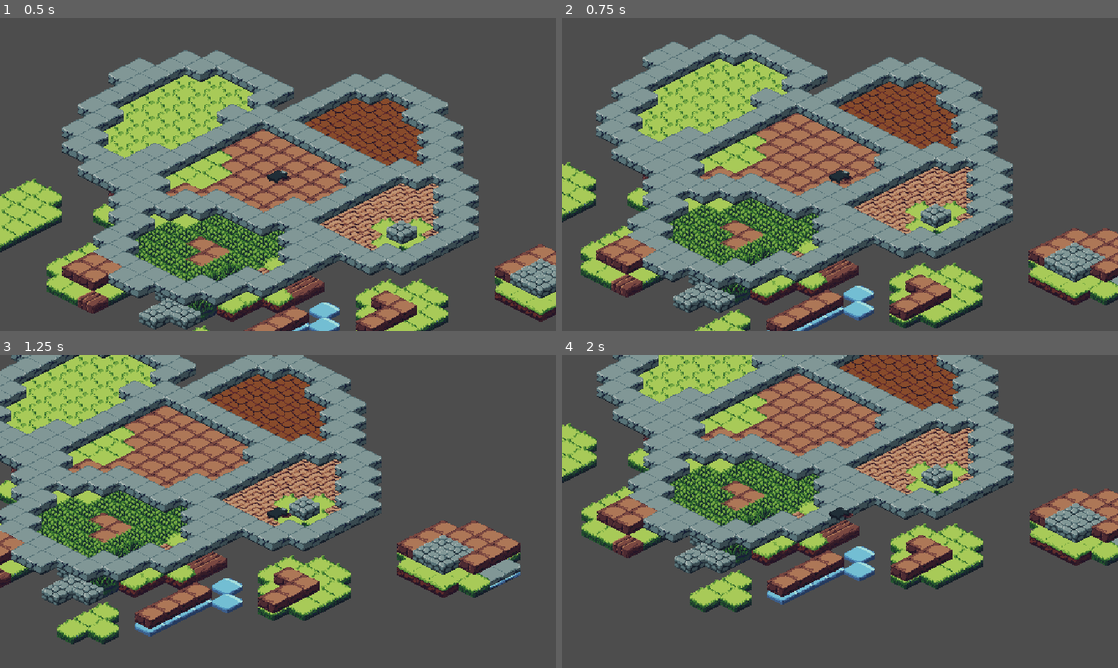
Above: before the commit, frames 1-4 (two rows, left to right).
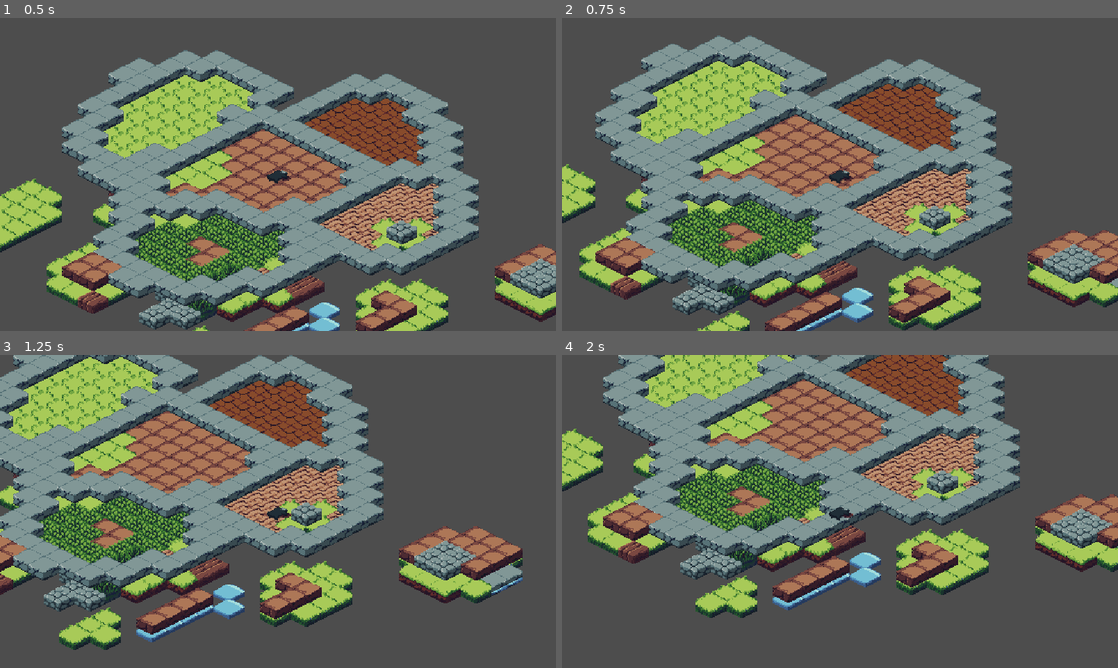
Above: after the commit, the same moments.

Repository: WatDuhHekBro/SGDA-Jam-S24
Game: Godot game, scene res://scenes/test.tscn
Same seed, same stepped clock (60 frames per second), same inputs: the game is played once before the commit and once after it. The project has no main scene, so this scene is started directly.
Inputs:
- Up to frame 1 (0.5 s): no input
- Up to frame 2 (0.75 s): tap Enter at 0.5 s; hold Right (ui_right) from 0.53 s (still down); tap E (action-wallphase) at 0.6 s
- Up to frame 3 (1.25 s): keep holding Right (ui_right); tap R (action-timejump) at 0.77 s
- Up to frame 4 (2 s): release Right (ui_right) at 1.28 s; hold Down (ui_down) from 1.28 s (still down); tap F (action-wallrun) at 1.35 s; tap R (action-timejump) at 1.52 s

Frame 1 is identical in both runs. In frame 2, 26% of the frame differs, in the area x 0-100%, y 5-100%; in frame 3, 36%, in the area x 0-94%, y 0-95%; in frame 4, 35%.

Commit message:
Fixed movement angle and added octo-directional movement

Diff:
--- a/objects/CharacterBody2D.gd
+++ b/objects/CharacterBody2D.gd
@@ -3,6 +3,8 @@
 
 const SPEED = 125.0
 const SPEED_WALLPHASE = 300.0
+const ANGLE_X = cos(deg_to_rad(27))
+const ANGLE_Y = sin(deg_to_rad(27))
 # Toggle these by collecting items in-game, set to true for debug purposes
 var wallphase_count = 1
 var can_wallrun = true
@@ -26,32 +28,52 @@
 
 		# Messy code, needs refactor
 		if stored_direction == WallphaseDirection.LEFT:
-			velocity.x = -1 * SPEED_WALLPHASE * cos(deg_to_rad(30))
-			velocity.y = -1 * SPEED_WALLPHASE * sin(deg_to_rad(30))
+			velocity.x = -1 * SPEED_WALLPHASE * ANGLE_X
+			velocity.y = -1 * SPEED_WALLPHASE * ANGLE_Y
 		elif stored_direction == WallphaseDirection.RIGHT:
-			velocity.x = SPEED_WALLPHASE * cos(deg_to_rad(30))
-			velocity.y = SPEED_WALLPHASE * sin(deg_to_rad(30))
+			velocity.x = SPEED_WALLPHASE * ANGLE_X
+			velocity.y = SPEED_WALLPHASE * ANGLE_Y
 		elif stored_direction == WallphaseDirection.DOWN:
-			velocity.x = -1 * SPEED_WALLPHASE * cos(deg_to_rad(-30))
-			velocity.y = -1 * SPEED_WALLPHASE * sin(deg_to_rad(-30))
+			velocity.x = -1 * SPEED_WALLPHASE * ANGLE_X
+			velocity.y = -1 * SPEED_WALLPHASE * -ANGLE_Y
 		elif stored_direction == WallphaseDirection.UP:
-			velocity.x = SPEED_WALLPHASE * cos(deg_to_rad(-30))
-			velocity.y = SPEED_WALLPHASE * sin(deg_to_rad(-30))
+			velocity.x = SPEED_WALLPHASE * ANGLE_X
+			velocity.y = SPEED_WALLPHASE * -ANGLE_Y
 	else:
 		var direction_x = Input.get_axis("ui_left", "ui_right")
 		var direction_y = Input.get_axis("ui_down", "ui_up")
 
-		if direction_x:
-			velocity.x = direction_x * SPEED * cos(deg_to_rad(30))
-			velocity.y = direction_x * SPEED * sin(deg_to_rad(30))
+		# Octodirectional movement
+		if direction_x && direction_y:
+			# Right + Up
+			if direction_x == 1 && direction_y == 1:
+				velocity.x = SPEED
+				velocity.y = move_toward(velocity.y, 0, SPEED)
+			# Left + Down
+			elif direction_x == -1 && direction_y == -1:
+				velocity.x = -SPEED
+				velocity.y = move_toward(velocity.y, 0, SPEED)
+			# Right + Down
+			elif direction_x == 1 && direction_y == -1:
+				velocity.x = move_toward(velocity.x, 0, SPEED)
+				velocity.y = SPEED
+			# Left + Up
+			elif direction_x == -1 && direction_y == 1:
+				velocity.x = move_toward(velocity.x, 0, SPEED)
+				velocity.y = -SPEED
+		# Horizontal only
+		elif direction_x:
+			velocity.x = direction_x * SPEED * ANGLE_X
+			velocity.y = direction_x * SPEED * ANGLE_Y
 
 			if direction_x < 0:
 				stored_direction = WallphaseDirection.LEFT
 			elif direction_x > 0:
 				stored_direction = WallphaseDirection.RIGHT
+		# Vertical only
 		elif direction_y:
-			velocity.x = direction_y * SPEED * cos(deg_to_rad(-30))
-			velocity.y = direction_y * SPEED * sin(deg_to_rad(-30))
+			velocity.x = direction_y * SPEED * ANGLE_X
+			velocity.y = direction_y * SPEED * -ANGLE_Y
 
 			if direction_y < 0:
 				stored_direction = WallphaseDirection.DOWN
